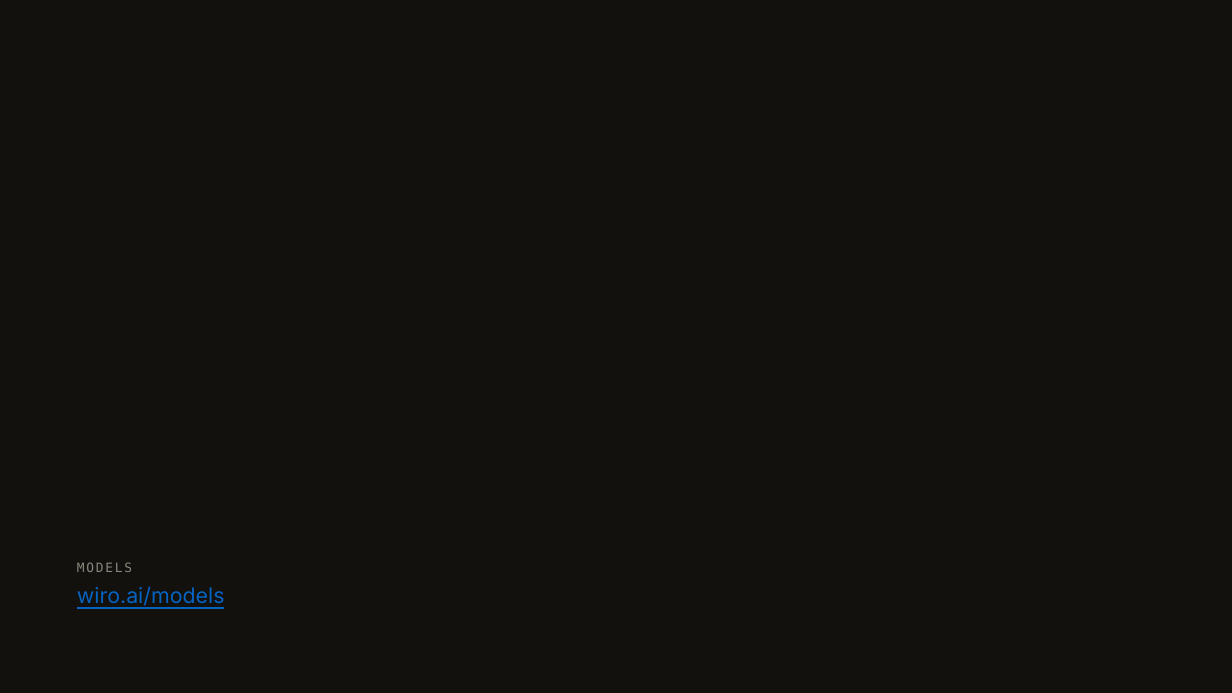
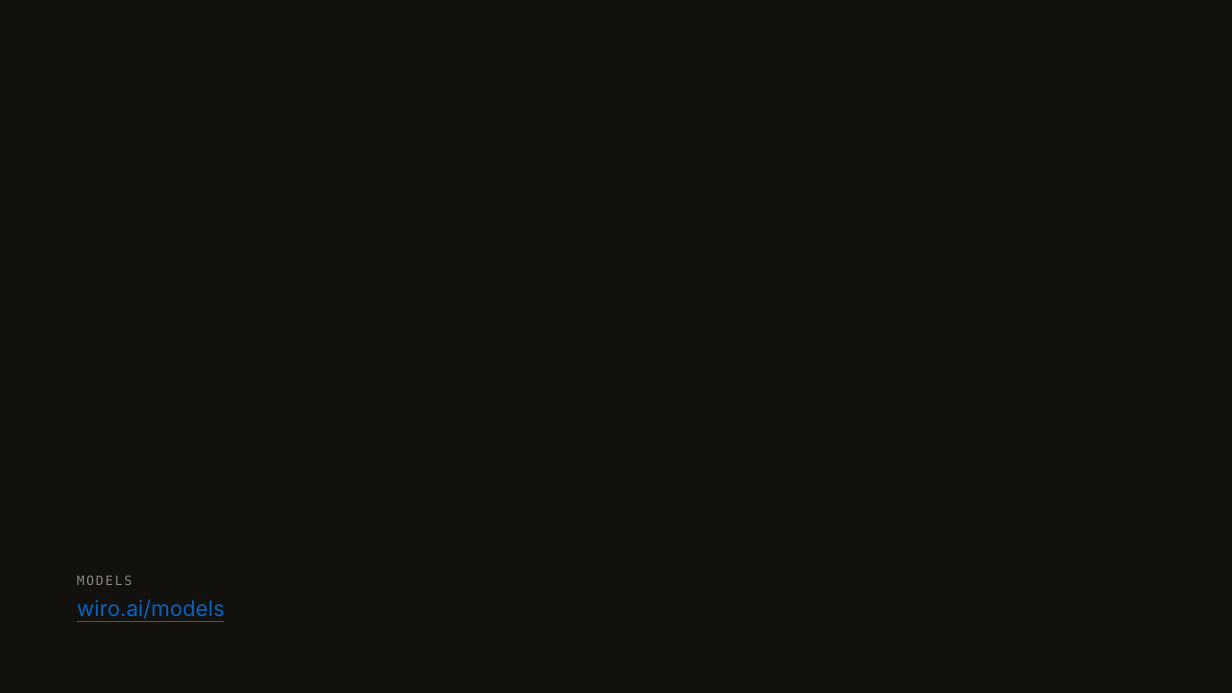
Before and after one commit to wiroai/wiroai.github.io, a slide deck: slide 1 of tmp/wiro-models-slidescom.pptx. Drawn at 1232x693 pixels with LibreOffice and Linux fonts; fonts in the diff are those of the drawing; background and template pictures are left out. Boxes give left, top, right and bottom in pixels: in the first picture for what was removed or moved away, otherwise in the second. Text is boxed around its words. In the diff, an @@ line names an element or a change of style, - is before the commit and + after.

Commit message:
tmp: re-aligned wiro-models deck for slides.com import

```diff
--- a/tmp/wiro-models-slidescom.pptx
+++ b/tmp/wiro-models-slidescom.pptx
@@ text "MODELS": place and size @@
-text "MODELS" at (77,562,132,572)
+text "MODELS" at (77,575,132,585)
@@ text "wiro.ai/models": place and size @@
-text "wiro.ai/models" at (77,586,225,609)
+text "wiro.ai/models" at (77,599,225,622)
```
Also in this commit, not shown: 1 other slide changed.
